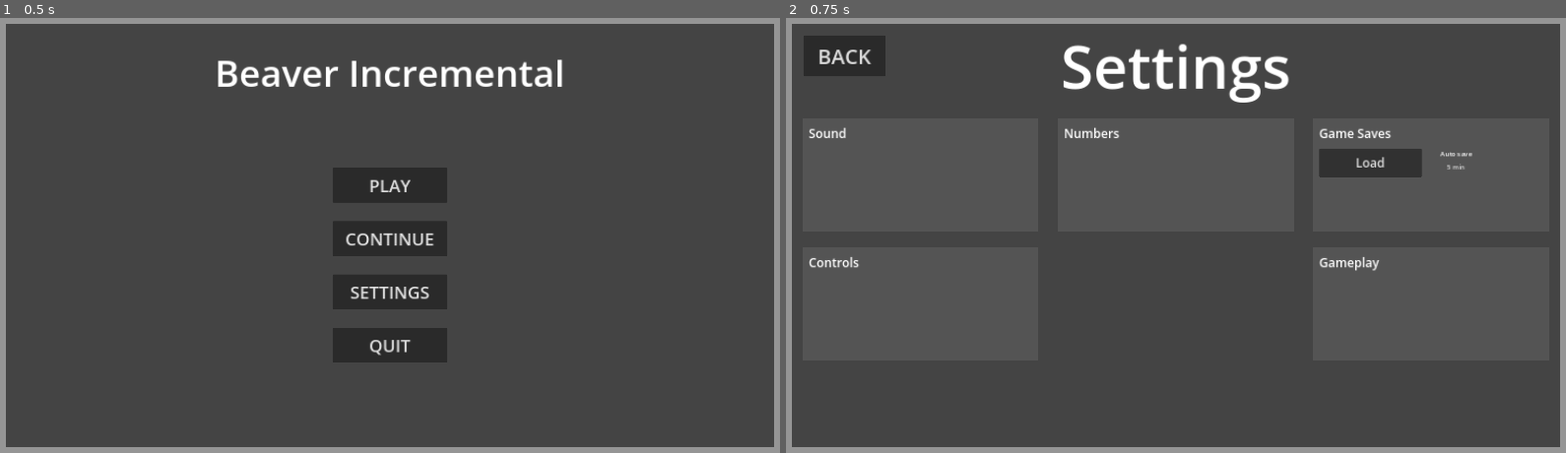
Above: before the commit, frames 1-2 (left to right).
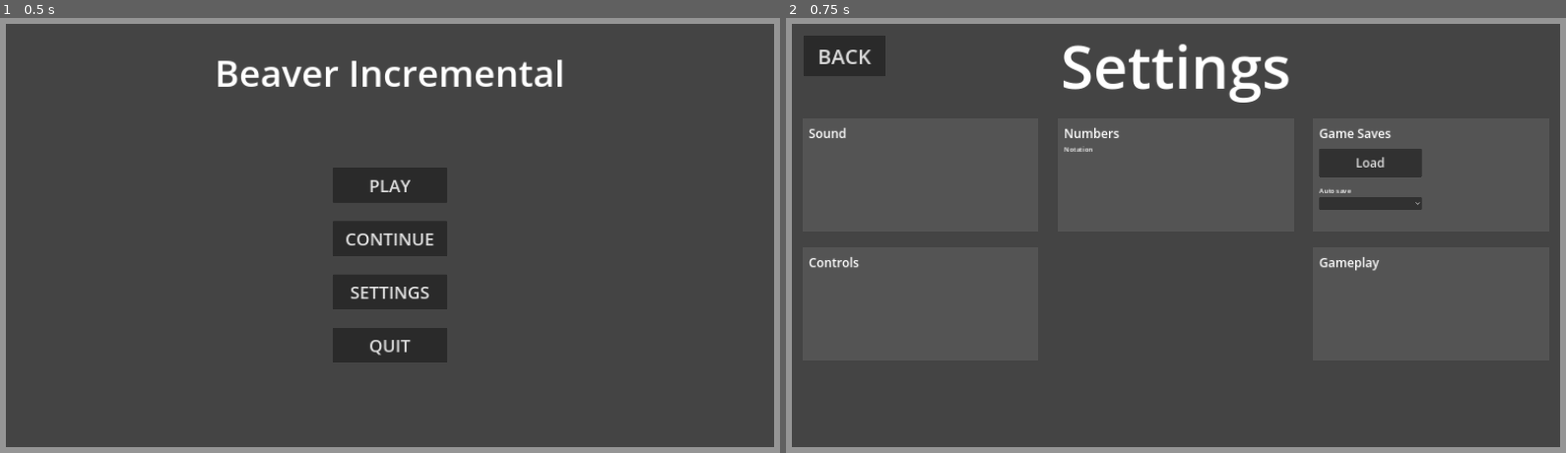
Above: after the commit, the same moments.

Repository: mdbernhards/BeaverIncremental
Game: Godot game, scene res://Scenes/game.tscn
Same seed, same stepped clock (60 frames per second), same inputs: the game is played once before the commit and once after it.
Inputs:
- Up to frame 1 (0.5 s): no input
- Up to frame 2 (0.75 s): click "SETTINGS" at 0.5 s

Frame 1 is identical in both runs. In frame 2, 0.5% of the frame differs, in the area x 35-89%, y 29-45%.

Commit message:
Number Notation, Magic Items
Added number notation setting
Notation gets saved and used for big numbers in most places
Dynamic Magic Items

Diff:
--- a/Scenes/GameMainScreenScenes/GameScenes/DamSection/construction_item.gd
+++ b/Scenes/GameMainScreenScenes/GameScenes/DamSection/construction_item.gd
@@ -143,7 +143,7 @@
 		var cost = startingPriceData[costType]
 
 		if cost > 0:
-			PriceText += str(cost) + " " + costType.replace("Cost", "") + "\n"
+			PriceText += str(NumberFormatting.formatNumber(cost)) + " " + costType.replace("Cost", "") + "\n"
 
 	return PriceText.strip_edges()
 
--- a/Scenes/GameMainScreenScenes/GameScenes/MagicSection/MagicItem.gd
+++ b/Scenes/GameMainScreenScenes/GameScenes/MagicSection/MagicItem.gd
@@ -9,7 +9,6 @@
 @export var Nr = 1
 
 func _ready():
-	setNodePaths()
 	setMagicUpgrade()
 
 func _process(delta):
@@ -18,11 +17,14 @@
 	else:
 		CantAffordRect.visible = true
 
-func setMagicUpgrade():
+func setMagicUpgrade(nr = Nr):
+	setNodePaths()
+
+	Nr = nr
 	Upgrade = Magic.Magic[str(Nr)]
 
 	NameLabel.text = Upgrade["Name"]
-	CostLabel.text = str(Upgrade["Cost"]) + " Magic"
+	CostLabel.text = str(NumberFormatting.formatNumber(Upgrade["Cost"])) + " Magic"
 
 func setNodePaths():
 	NameLabel = $MagicButton/MC/VBox/NameLabel
--- a/Scenes/GameMainScreenScenes/GameScenes/MarketSection/MarketItem.gd
+++ b/Scenes/GameMainScreenScenes/GameScenes/MarketSection/MarketItem.gd
@@ -76,13 +76,13 @@
 	WoodLossIfSold = SaveData.Resources[WoodType]["Count"] * SellAmountSlider.value / 100
 	GoldGainedIfSold = WoodLossIfSold * Values.ResourceValues[WoodType]["SoldFor"]
 
-	CurrentWoodCountLabel.text = str(roundi(SaveData.Resources[WoodType]["Count"])) + " " + WoodType
-	SellAmountLabel.text = str(roundi(WoodLossIfSold)) + " " + WoodType
-	SellGoldGainLabel.text = str(roundi(GoldGainedIfSold)) + " Gold"
-	BotPriceLabel.text = "Price: " + str(roundi(CalculatePrice.getBotCost(SaveData.Resources[WoodType]["Bots"], WoodType))) + " gold"
+	CurrentWoodCountLabel.text = str(NumberFormatting.formatNumber(roundi(SaveData.Resources[WoodType]["Count"]))) + " " + WoodType
+	SellAmountLabel.text = str(NumberFormatting.formatNumber(roundi(WoodLossIfSold))) + " " + WoodType
+	SellGoldGainLabel.text = str(NumberFormatting.formatNumber(roundi(GoldGainedIfSold))) + " Gold"
+	BotPriceLabel.text = "Price: " + str(NumberFormatting.formatNumber(roundi(CalculatePrice.getBotCost(SaveData.Resources[WoodType]["Bots"], WoodType)))) + " gold"
 
-	PerSecondWoodSoldLabel.text = str(roundi(Values.ResourceValues[WoodType]["WoodSoldPerSecond"]))
-	PerSecondGoldGainLabel.text = str(roundi(Values.ResourceValues[WoodType]["GoldGainPerSecond"]))
+	PerSecondWoodSoldLabel.text = str(NumberFormatting.formatNumber(roundi(Values.ResourceValues[WoodType]["WoodSoldPerSecond"])))
+	PerSecondGoldGainLabel.text = str(NumberFormatting.formatNumber(roundi(Values.ResourceValues[WoodType]["GoldGainPerSecond"])))
 
 func setNodePaths():
 	# Nodes for selling
--- a/Scenes/GameMainScreenScenes/GameScenes/ResearchSection/ResearchItem.gd
+++ b/Scenes/GameMainScreenScenes/GameScenes/ResearchSection/ResearchItem.gd
@@ -105,35 +105,35 @@
 	var PriceText = "Price: "
 
 	if ResearchData["OakCost"] > 0:
-		PriceText += (str(ResearchData["OakCost"]) + " Oak, ")
+		PriceText += (str(NumberFormatting.formatNumber(ResearchData["OakCost"])) + " Oak, ")
 	if ResearchData["AppleCost"] > 0:
-		PriceText += (str(ResearchData["AppleCost"]) + " Apple, ")
+		PriceText += (str(NumberFormatting.formatNumber(ResearchData["AppleCost"])) + " Apple, ")
 	if ResearchData["MapleCost"] > 0:
-		PriceText += (str(ResearchData["MapleCost"]) + " Maple, ")
+		PriceText += (str(NumberFormatting.formatNumber(ResearchData["MapleCost"])) + " Maple, ")
 	if ResearchData["BirchCost"] > 0:
-		PriceText += (str(ResearchData["BirchCost"]) + " Birch, ")
+		PriceText += (str(NumberFormatting.formatNumber(ResearchData["BirchCost"])) + " Birch, ")
 	if ResearchData["SpruceCost"] > 0:
-		PriceText += (str(ResearchData["SpruceCost"]) + " Spruce, ")
+		PriceText += (str(NumberFormatting.formatNumber(ResearchData["SpruceCost"])) + " Spruce, ")
 	if ResearchData["ChestnutCost"] > 0:
-		PriceText += (str(ResearchData["ChestnutCost"]) + " Chestnut, ")
+		PriceText += (str(NumberFormatting.formatNumber(ResearchData["ChestnutCost"])) + " Chestnut, ")
 	if ResearchData["CherryCost"] > 0:
-		PriceText += (str(ResearchData["CherryCost"]) + " Cherry, ")
+		PriceText += (str(NumberFormatting.formatNumber(ResearchData["CherryCost"])) + " Cherry, ")
 	if ResearchData["AshCost"] > 0:
-		PriceText += (str(ResearchData["AshCost"]) + " Ash, ")
+		PriceText += (str(NumberFormatting.formatNumber(ResearchData["AshCost"])) + " Ash, ")
 	if ResearchData["CedarCost"] > 0:
-		PriceText += (str(ResearchData["CedarCost"]) + " Cedar, ")
+		PriceText += (str(NumberFormatting.formatNumber(ResearchData["CedarCost"])) + " Cedar, ")
 	if ResearchData["MahoganyCost"] > 0:
-		PriceText += (str(ResearchData["MahoganyCost"]) + " Mahogany, ")
+		PriceText += (str(NumberFormatting.formatNumber(ResearchData["MahoganyCost"])) + " Mahogany, ")
 	if ResearchData["EbonyCost"] > 0:
-		PriceText += (str(ResearchData["EbonyCost"]) + " Ebony, ")
+		PriceText += (str(NumberFormatting.formatNumber(ResearchData["EbonyCost"])) + " Ebony, ")
 	if ResearchData["DogwoodCost"] > 0:
-		PriceText += (str(ResearchData["DogwoodCost"]) + " Dogwood, ")
+		PriceText += (str(NumberFormatting.formatNumber(ResearchData["DogwoodCost"])) + " Dogwood, ")
 	if ResearchData["RosewoodCost"] > 0:
-		PriceText += (str(ResearchData["RosewoodCost"]) + " Rosewood, ")
+		PriceText += (str(NumberFormatting.formatNumber(ResearchData["RosewoodCost"])) + " Rosewood, ")
 	if ResearchData["Ghost GumCost"] > 0:
-		PriceText += (str(ResearchData["Ghost GumCost"]) + " Ghost Gum, ")
+		PriceText += (str(NumberFormatting.formatNumber(ResearchData["Ghost GumCost"])) + " Ghost Gum, ")
 	if ResearchData["DragonwoodCost"] > 0:
-		PriceText += (str(ResearchData["DragonwoodCost"]) + " Dragonwood, ")
+		PriceText += (str(NumberFormatting.formatNumber(ResearchData["DragonwoodCost"])) + " Dragonwood, ")
 
 	return PriceText.left(PriceText.length() - 2)
 
--- a/Scenes/GameMainScreenScenes/GameScenes/ResourceScreen/BarItem.gd
+++ b/Scenes/GameMainScreenScenes/GameScenes/ResourceScreen/BarItem.gd
@@ -54,9 +54,9 @@
 
 func updateBarValues(woodType = WoodType):
 	WoodType = woodType
-	PerClickLabel.text = str(roundi(Values.ResourceValues[WoodType]["PerClick"])) + " per click"
-	PerSecondLabel.text = str(roundi(Values.ResourceValues[WoodType]["RealPerSecondIncrease"] - Values.ResourceValues[WoodType]["RealPerSecondLoss"])) + " per second"
-	StorageLabel.text = str(floor(SaveData.Resources[WoodType]["Count"])) + " / " + str(floor(Values.ResourceValues[WoodType]["Storage"]))
+	PerClickLabel.text = str(NumberFormatting.formatNumber(roundi(Values.ResourceValues[WoodType]["PerClick"]))) + " per click"
+	PerSecondLabel.text = str(NumberFormatting.formatNumber(roundi(Values.ResourceValues[WoodType]["RealPerSecondIncrease"] - Values.ResourceValues[WoodType]["RealPerSecondLoss"]))) + " per second"
+	StorageLabel.text = str(NumberFormatting.formatNumber(floor(SaveData.Resources[WoodType]["Count"]))) + " / " + str(NumberFormatting.formatNumber(floor(Values.ResourceValues[WoodType]["Storage"])))
 	WoodProgressBar.value = remap(SaveData.Resources[WoodType]["Count"], 0, Values.ResourceValues[WoodType]["Storage"], 0, 100)
 
 	# Slider
@@ -66,7 +66,7 @@
 	WCCurrentPrice = round(CalculatePrice.getWoodcampCost(SaveData.Resources[WoodType]["Woodcamps"], WoodType) * Values.ResourceValues[WoodType]["WcPriceMultip"])
 
 	WCCountLabel.text = str(SaveData.Resources[WoodType]["Woodcamps"])
-	WCPriceLabel.text = str(WCCurrentPrice)
+	WCPriceLabel.text = str(NumberFormatting.formatNumber(WCCurrentPrice))
 
 	if WCCurrentPrice <= SaveData.Gold["Count"]:
 		WCCantAffordRect.visible = false
@@ -79,7 +79,7 @@
 	BeaverCurrentPrice = round(CalculatePrice.getBeaverCost(SaveData.Resources[WoodType]["Beavers"], WoodType) * Values.ResourceValues[WoodType]["BeaverPriceMultip"])
 
 	BeaverCountLabel.text = str(SaveData.Resources[WoodType]["Beavers"])
-	BeaverPriceLabel.text = str(BeaverCurrentPrice)
+	BeaverPriceLabel.text = str(NumberFormatting.formatNumber(BeaverCurrentPrice))
 
 	if BeaverCurrentPrice <= SaveData.Resources[WoodType]["Count"]:
 		BeaverCantAffordRect.visible = false
--- a/Scenes/GameMainScreenScenes/GameScenes/UpgradeSection/upgrade_item.gd
+++ b/Scenes/GameMainScreenScenes/GameScenes/UpgradeSection/upgrade_item.gd
@@ -75,7 +75,7 @@
 	else:
 		CurrentPrice = round(CalculatePrice.getUpgradeCost(SaveDataValues["Level"], ResourceType, str(UpgradeNumber)) * Values.ResourceValues[ResourceType]["UpgradePriceMultip"])
 
-	PriceLabel.text = "price: " + str(NumberFormatting.formatNumber(CurrentPrice, NumberFormatting.NotationTypesEnum.Engineering))
+	PriceLabel.text = "price: " + str(NumberFormatting.formatNumber(CurrentPrice))
 	LevelLabel.text = "LvL " + str(SaveDataValues["Level"])
 	NrLabel.text = str(UpgradeNumber)
 
--- a/Scenes/GameMainScreenScenes/GameScenes/magic_section.gd
+++ b/Scenes/GameMainScreenScenes/GameScenes/magic_section.gd
@@ -2,6 +2,7 @@
 
 # Nodes
 var MagicCountLabel
+var MagicButtonGrid
 
 func _ready():
 	setNodePaths()
@@ -9,5 +10,27 @@
 func _process(delta):
 	MagicCountLabel.text = str(SaveData.Magic["Count"]) + " Magic"
 
+func setMagicItems():
+	deleteMagicItems()
+
+	var magicItemScene = load("res://Scenes/GameMainScreenScenes/GameScenes/MagicSection/magic_item.tscn")
+	var magicData = Magic.Magic
+
+	for magicId in magicData:
+		if !SaveData.UnlockedMagicUpgrades.has(magicId) or (SaveData.UnlockedMagicUpgrades.has(magicId) and SaveData.UnlockedMagicUpgrades[magicId] == false):
+			var magicItem = magicItemScene.instantiate()
+
+			magicItem.setMagicUpgrade(magicId)
+			MagicButtonGrid.add_child(magicItem)
+
+func deleteMagicItems():
+	if !MagicButtonGrid:
+		return
+
+	for magicItem in MagicButtonGrid.get_children():
+		MagicButtonGrid.remove_child(magicItem)
+		magicItem.queue_free()
+
 func setNodePaths():
 	MagicCountLabel = $VBoxContainer/TopHBox/TitleMC/MagicCountLabel
+	MagicButtonGrid = $VBoxContainer/Scroll/MC/MagicButtonsGrid
--- a/Scenes/GameMainScreenScenes/GameScenes/magic_section.tscn
+++ b/Scenes/GameMainScreenScenes/GameScenes/magic_section.tscn
@@ -3,7 +3,7 @@
 [ext_resource type="Script" path="res://Scenes/GameMainScreenScenes/GameScenes/magic_section.gd" id="1_jstdq"]
 [ext_resource type="PackedScene" uid="uid://ddefmugktqup" path="res://Scenes/GameMainScreenScenes/GameScenes/MagicSection/magic_item.tscn" id="1_qe6j3"]
 
-[node name="MagicSection" type="MarginContainer"]
+[node name="MagicSection" type="MarginContainer" groups=["MagicSection"]]
 theme_override_constants/margin_left = 15
 theme_override_constants/margin_right = 15
 script = ExtResource("1_jstdq")
@@ -35,128 +35,28 @@
 horizontal_alignment = 2
 vertical_alignment = 2
 
-[node name="MagicButtonsGrid" type="GridContainer" parent="VBoxContainer"]
+[node name="Scroll" type="ScrollContainer" parent="VBoxContainer"]
+custom_minimum_size = Vector2(767, 858)
+layout_mode = 2
+
+[node name="MC" type="MarginContainer" parent="VBoxContainer/Scroll"]
+custom_minimum_size = Vector2(767, 858)
+layout_mode = 2
+
+[node name="MagicButtonsGrid" type="GridContainer" parent="VBoxContainer/Scroll/MC"]
 layout_mode = 2
 size_flags_vertical = 3
-theme_override_constants/h_separation = 16
-theme_override_constants/v_separation = 12
+theme_override_constants/h_separation = 9
+theme_override_constants/v_separation = 10
 columns = 3
 
-[node name="MagicItem1" parent="VBoxContainer/MagicButtonsGrid" instance=ExtResource("1_qe6j3")]
+[node name="MagicItem1" parent="VBoxContainer/Scroll/MC/MagicButtonsGrid" instance=ExtResource("1_qe6j3")]
 layout_mode = 2
 Nr = 1
 
-[node name="MagicItem2" parent="VBoxContainer/MagicButtonsGrid" instance=ExtResource("1_qe6j3")]
+[node name="MagicItem2" parent="VBoxContainer/Scroll/MC/MagicButtonsGrid" instance=ExtResource("1_qe6j3")]
 layout_mode = 2
 Nr = 2
 
-[node name="MagicItem3" parent="VBoxContainer/MagicButtonsGrid" instance=ExtResource("1_qe6j3")]
+[node name="MagicItem3" parent="VBoxContainer/Scroll/MC/MagicButtonsGrid" instance=ExtResource("1_qe6j3")]
 layout_mode = 2
-
-[node name="MagicItem4" parent="VBoxContainer/MagicButtonsGrid" instance=ExtResource("1_qe6j3")]
-layout_mode = 2
-Nr = 4
-
-[node name="MagicItem5" parent="VBoxContainer/MagicButtonsGrid" instance=ExtResource("1_qe6j3")]
-layout_mode = 2
-Nr = 5
-
-[node name="MagicItem6" parent="VBoxContainer/MagicButtonsGrid" instance=ExtResource("1_qe6j3")]
-layout_mode = 2
-Nr = 6
-
-[node name="MagicItem7" parent="VBoxContainer/MagicButtonsGrid" instance=ExtResource("1_qe6j3")]
-layout_mode = 2
-Nr = 7
-
-[node name="MagicItem8" parent="VBoxContainer/MagicButtonsGrid" instance=ExtResource("1_qe6j3")]
-layout_mode = 2
-Nr = 8
-
-[node name="MagicItem9" parent="VBoxContainer/MagicButtonsGrid" instance=ExtResource("1_qe6j3")]
-layout_mode = 2
-Nr = 9
-
-[node name="MagicItem10" parent="VBoxContainer/MagicButtonsGrid" instance=ExtResource("1_qe6j3")]
-layout_mode = 2
-Nr = 10
-
-[node name="MagicItem11" parent="VBoxContainer/MagicButtonsGrid" instance=ExtResource("1_qe6j3")]
-layout_mode = 2
-Nr = 11
-
-[node name="MagicItem12" parent="VBoxContainer/MagicButtonsGrid" instance=ExtResource("1_qe6j3")]
-layout_mode = 2
-Nr = 12
-
-[node name="MagicItem13" parent="VBoxContainer/MagicButtonsGrid" instance=ExtResource("1_qe6j3")]
-layout_mode = 2
-Nr = 13
-
-[node name="MagicItem14" parent="VBoxContainer/MagicButtonsGrid" instance=ExtResource("1_qe6j3")]
-layout_mode = 2
-Nr = 14
-
-[node name="MagicItem15" parent="VBoxContainer/MagicButtonsGrid" instance=ExtResource("1_qe6j3")]
-layout_mode = 2
-Nr = 15
-
-[node name="MagicItem16" parent="VBoxContainer/MagicButtonsGrid" instance=ExtResource("1_qe6j3")]
-layout_mode = 2
-Nr = 16
-
-[node name="MagicItem17" parent="VBoxContainer/MagicButtonsGrid" instance=ExtResource("1_qe6j3")]
-layout_mode = 2
-Nr = 17
-
-[node name="MagicItem18" parent="VBoxContainer/MagicButtonsGrid" instance=ExtResource("1_qe6j3")]
-layout_mode = 2
-Nr = 18
-
-[node name="MagicItem19" parent="VBoxContainer/MagicButtonsGrid" instance=ExtResource("1_qe6j3")]
-layout_mode = 2
-Nr = 19
-
-[node name="MagicItem20" parent="VBoxContainer/MagicButtonsGrid" instance=ExtResource("1_qe6j3")]
-layout_mode = 2
-Nr = 20
-
-[node name="MagicItem21" parent="VBoxContainer/MagicButtonsGrid" instance=ExtResource("1_qe6j3")]
-layout_mode = 2
-Nr = 21
-
-[node name="MagicItem22" parent="VBoxContainer/MagicButtonsGrid" instance=ExtResource("1_qe6j3")]
-layout_mode = 2
-Nr = 22
-
-[node name="MagicItem23" parent="VBoxContainer/MagicButtonsGrid" instance=ExtResource("1_qe6j3")]
-layout_mode = 2
-Nr = 23
-
-[node name="MagicItem24" parent="VBoxContainer/MagicButtonsGrid" instance=ExtResource("1_qe6j3")]
-layout_mode = 2
-Nr = 24
-
-[node name="MagicItem25" parent="VBoxContainer/MagicButtonsGrid" instance=ExtResource("1_qe6j3")]
-layout_mode = 2
-Nr = 25
-
-[node name="MagicItem26" parent="VBoxContainer/MagicButtonsGrid" instance=ExtResource("1_qe6j3")]
-layout_mode = 2
-Nr = 26
-
-[node name="MagicItem27" parent="VBoxContainer/MagicButtonsGrid" instance=ExtResource("1_qe6j3")]
-layout_mode = 2
-Nr = 27
-
-[node name="MagicItem28" parent="VBoxContainer/MagicButtonsGrid" instance=ExtResource("1_qe6j3")]
-layout_mode = 2
-Nr = 28
-
-[node name="MagicItem29" parent="VBoxContainer/MagicButtonsGrid" instance=ExtResource("1_qe6j3")]
-layout_mode = 2
-Nr = 29
-
-[node name="MagicItem30" parent="VBoxContainer/MagicButtonsGrid" instance=ExtResource("1_qe6j3")]
-layout_mode = 2
-Nr = 30
--- a/Scenes/load_game.gd
+++ b/Scenes/load_game.gd
@@ -40,12 +40,13 @@
 
 	var SaveScene = load("res://Scenes/LoadGameScenes/save_item.tscn")
 
-	for saveName in saves:
-		var saveItem = SaveScene.instantiate()
-		saveItem.getSaveData(saveName)
+	if saves:
+		for saveName in saves:
+			var saveItem = SaveScene.instantiate()
+			saveItem.getSaveData(saveName)
 
-		SaveGames.add_child(saveItem)
-		saveItem.SaveState = SaveSlotEnum.Existing
+			SaveGames.add_child(saveItem)
+			saveItem.SaveState = SaveSlotEnum.Existing
 
 	var newSaveItem = SaveScene.instantiate()
 	SaveGames.add_child(newSaveItem)
--- a/Scenes/settings.gd
+++ b/Scenes/settings.gd
@@ -3,6 +3,9 @@
 # Nodes
 var BackButton
 var SaveButton
+
+# Numbers Nodes
+var NotationDropDown
 
 func _ready() -> void:
 	setupNodePaths()
@@ -18,7 +21,11 @@
 
 func setupNodePaths():
 	BackButton = $BackButton
-	SaveButton = $MC/VBox/SettingsMC/Grid/SaveSettings/MC/VBox/Grid/SaveButton
+	SaveButton = $MC/VBox/SettingsMC/Grid/SaveSettings/MC/VBox/Grid/MC/SaveButton
+	NotationDropDown = $MC/VBox/SettingsMC/Grid/NumberSettings/MC/VBox/Grid/VBox/NotationDropDown
+
+func updateSettings():
+	NotationDropDown.selected = SaveData.GeneralInfo["NumberNotation"]
 
 func goToSettings(backToMainMenu):
 	visible = true
@@ -27,11 +34,16 @@
 		BackButton.visible = true
 		get_tree().get_first_node_in_group("BackgroundButtons").visible = false
 		SaveButton.visible = false
+		NotationDropDown.visible = false
 	else:
 		BackButton.visible = false
 		get_tree().get_first_node_in_group("BackgroundButtons").visible = true
 		SaveButton.visible = true
+		NotationDropDown.visible = true
 
 func _on_back_button_button_down() -> void:
 	visible = false
 	get_tree().get_first_node_in_group("Game").goToMainMenuFromSettings()
+
+func _on_notation_drop_down_item_selected(index: int) -> void:
+	SaveData.GeneralInfo["NumberNotation"] = index
--- a/Scenes/settings.tscn
+++ b/Scenes/settings.tscn
@@ -129,38 +129,65 @@
 theme_override_font_sizes/font_size = 30
 text = "Numbers"
 
-[node name="SaveSettings" type="ColorRect" parent="MC/VBox/SettingsMC/Grid"]
-custom_minimum_size = Vector2(575, 275)
-layout_mode = 2
-color = Color(0.329412, 0.329412, 0.329412, 1)
-
-[node name="MC" type="MarginContainer" parent="MC/VBox/SettingsMC/Grid/SaveSettings"]
-layout_mode = 1
-anchors_preset = 15
-anchor_right = 1.0
-anchor_bottom = 1.0
-grow_horizontal = 2
-grow_vertical = 2
-theme_override_constants/margin_left = 15
-theme_override_constants/margin_top = 15
-theme_override_constants/margin_right = 15
-theme_override_constants/margin_bottom = 15
-
-[node name="VBox" type="VBoxContainer" parent="MC/VBox/SettingsMC/Grid/SaveSettings/MC"]
-layout_mode = 2
-theme_override_constants/separation = 15
-
-[node name="NameLabel" type="Label" parent="MC/VBox/SettingsMC/Grid/SaveSettings/MC/VBox"]
-layout_mode = 2
-theme_override_font_sizes/font_size = 30
-text = "Game Saves"
-
-[node name="Grid" type="GridContainer" parent="MC/VBox/SettingsMC/Grid/SaveSettings/MC/VBox"]
-layout_mode = 2
+[node name="Grid" type="GridContainer" parent="MC/VBox/SettingsMC/Grid/NumberSettings/MC/VBox"]
+layout_mode = 2
+size_flags_vertical = 3
 theme_override_constants/h_separation = 45
 theme_override_constants/v_separation = 20
 columns = 2
 
+[node name="VBox" type="VBoxContainer" parent="MC/VBox/SettingsMC/Grid/NumberSettings/MC/VBox/Grid"]
+layout_mode = 2
+size_flags_horizontal = 3
+
+[node name="Label" type="Label" parent="MC/VBox/SettingsMC/Grid/NumberSettings/MC/VBox/Grid/VBox"]
+layout_mode = 2
+text = "Notation"
+
+[node name="NotationDropDown" type="OptionButton" parent="MC/VBox/SettingsMC/Grid/NumberSettings/MC/VBox/Grid/VBox"]
+layout_mode = 2
+selected = 0
+item_count = 4
+popup/item_0/text = "Default"
+popup/item_1/text = "Alternative"
+popup/item_1/id = 1
+popup/item_2/text = "Scientific"
+popup/item_2/id = 2
+popup/item_3/text = "Engineering"
+popup/item_3/id = 3
+
+[node name="SaveSettings" type="ColorRect" parent="MC/VBox/SettingsMC/Grid"]
+custom_minimum_size = Vector2(575, 275)
+layout_mode = 2
+color = Color(0.329412, 0.329412, 0.329412, 1)
+
+[node name="MC" type="MarginContainer" parent="MC/VBox/SettingsMC/Grid/SaveSettings"]
+layout_mode = 1
+anchors_preset = 15
+anchor_right = 1.0
+anchor_bottom = 1.0
+grow_horizontal = 2
+grow_vertical = 2
+theme_override_constants/margin_left = 15
+theme_override_constants/margin_top = 15
+theme_override_constants/margin_right = 15
+theme_override_constants/margin_bottom = 15
+
+[node name="VBox" type="VBoxContainer" parent="MC/VBox/SettingsMC/Grid/SaveSettings/MC"]
+layout_mode = 2
+theme_override_constants/separation = 15
+
+[node name="NameLabel" type="Label" parent="MC/VBox/SettingsMC/Grid/SaveSettings/MC/VBox"]
+layout_mode = 2
+theme_override_font_sizes/font_size = 30
+text = "Game Saves"
+
+[node name="Grid" type="GridContainer" parent="MC/VBox/SettingsMC/Grid/SaveSettings/MC/VBox"]
+layout_mode = 2
+theme_override_constants/h_separation = 45
+theme_override_constants/v_separation = 20
+columns = 2
+
 [node name="LoadButton" type="Button" parent="MC/VBox/SettingsMC/Grid/SaveSettings/MC/VBox/Grid"]
 custom_minimum_size = Vector2(250, 70)
 layout_mode = 2
@@ -168,7 +195,10 @@
 theme_override_font_sizes/font_size = 30
 text = "Load"
 
-[node name="SaveButton" type="Button" parent="MC/VBox/SettingsMC/Grid/SaveSettings/MC/VBox/Grid"]
+[node name="MC" type="MarginContainer" parent="MC/VBox/SettingsMC/Grid/SaveSettings/MC/VBox/Grid"]
+layout_mode = 2
+
+[node name="SaveButton" type="Button" parent="MC/VBox/SettingsMC/Grid/SaveSettings/MC/VBox/Grid/MC"]
 custom_minimum_size = Vector2(250, 70)
 layout_mode = 2
 size_flags_horizontal = 4
@@ -182,9 +212,8 @@
 layout_mode = 2
 text = "Auto save"
 
-[node name="MenuButton" type="MenuButton" parent="MC/VBox/SettingsMC/Grid/SaveSettings/MC/VBox/Grid/VBox"]
-layout_mode = 2
-text = "5 min"
+[node name="AutoSaveDropDown" type="OptionButton" parent="MC/VBox/SettingsMC/Grid/SaveSettings/MC/VBox/Grid/VBox"]
+layout_mode = 2
 item_count = 4
 popup/item_0/text = "Never"
 popup/item_1/text = "1 min"
@@ -252,5 +281,6 @@
 text = "Gameplay"
 
 [connection signal="button_down" from="BackButton" to="." method="_on_back_button_button_down"]
+[connection signal="item_selected" from="MC/VBox/SettingsMC/Grid/NumberSettings/MC/VBox/Grid/VBox/NotationDropDown" to="." method="_on_notation_drop_down_item_selected"]
 [connection signal="button_down" from="MC/VBox/SettingsMC/Grid/SaveSettings/MC/VBox/Grid/LoadButton" to="." method="_on_load_button_button_down"]
-[connection signal="button_down" from="MC/VBox/SettingsMC/Grid/SaveSettings/MC/VBox/Grid/SaveButton" to="." method="_on_save_button_button_down"]
+[connection signal="button_down" from="MC/VBox/SettingsMC/Grid/SaveSettings/MC/VBox/Grid/MC/SaveButton" to="." method="_on_save_button_button_down"]
--- a/project.godot
+++ b/project.godot
@@ -54,6 +54,7 @@
 Settings=""
 Gameplay=""
 BackgroundButtons=""
+MagicSection=""
 
 [gui]
 
--- a/singletons/NumberFormatting.gd
+++ b/singletons/NumberFormatting.gd
@@ -1,10 +1,10 @@
 extends Node
 
 enum NotationTypesEnum {
+	Default,
+	Alternative,
 	Scientific,
 	Engineering,
-	Default,
-	Alternative,
 }
 
 const Prefixes = {
@@ -18,7 +18,7 @@
 	24: {"Default": "C", "Alternative": "Sp", "Long": "Septillion"},
 }
 
-func formatNumber(number: float, formattingType: NotationTypesEnum) -> String:
+func formatNumber(number: float) -> String:
 	if number < 99_999:
 		return str(number)
 
@@ -31,9 +31,16 @@
 	var divisor = pow(10, usedMagnitude)
 	var formattedNumber = number / divisor
 
+	var formattingType = NotationTypesEnum.Default
+
+	if SaveData.GeneralInfo.has("NumberNotation"):
+		formattingType = SaveData.GeneralInfo["NumberNotation"]
+
 	match formattingType:
 		NotationTypesEnum.Scientific:
-			return "%.3e" % number
+			var exponent = int(floor(log(abs(number)) / log(10)))
+			var mantissa = number / pow(10, exponent)
+			return "%.3f" % mantissa + "e" + str(exponent)
 		NotationTypesEnum.Engineering:
 			return "%.3f" % formattedNumber + "e" + str(usedMagnitude)
 		NotationTypesEnum.Default, NotationTypesEnum.Alternative:
@@ -46,6 +53,6 @@
 
 			var prefix = Prefixes.get(usedMagnitude, {}).get(prefixType, "")
 
-			return "%.3f %s" % [formattedNumber, prefix]
+			return "%.3f%s" % [formattedNumber, prefix]
 		_:
 			return str(number)
--- a/singletons/SaveData.gd
+++ b/singletons/SaveData.gd
@@ -49,6 +49,8 @@
 	CalculateValues.calculateAllValues()
 	get_tree().get_first_node_in_group("ResearchSection").resetResearch()
 	get_tree().get_first_node_in_group("ResourcePage").updateBars()
+	get_tree().get_first_node_in_group("Settings").updateSettings()
+	get_tree().get_first_node_in_group("MagicSection").setMagicItems()
 
 var Gold = {
 	"Count" : 0,
@@ -1516,6 +1518,7 @@
 	"MasterVolume" : false,
 	"MusicVolume" : false,
 	"AchievementCount" : countAchivements(),
+	"NumberNotation" : NumberFormatting.NotationTypesEnum.Default
 }
 
 var SavesInfo = {
--- a/singletons/Saving/GameSaves.gd
+++ b/singletons/Saving/GameSaves.gd
@@ -26,6 +26,7 @@
 		"TimePlayed" = 0,
 		"CurrentMagic" = 0,
 		"CurrentGold" = 0,
+		"NumberNotation" = NumberFormatting.NotationTypesEnum.Scientific,
 	}
 
 	var jsonSaveInfo = JSON.stringify(var_to_str(SaveData.SavesInfo))
@@ -40,6 +41,7 @@
 	SaveData.SavesInfo[saveName].TimePlayed += 1
 	SaveData.SavesInfo[saveName].CurrentMagic += SaveData.Magic["Count"]
 	SaveData.SavesInfo[saveName].CurrentGold += SaveData.Gold["Count"]
+	SaveData.SavesInfo[saveName].NumberNotation += SaveData.GeneralInfo["NumberNotation"]
 
 	var jsonSaveInfo = JSON.stringify(var_to_str(SaveData.SavesInfo))
 	infoFile.store_line(jsonSaveInfo)
Not shown, changed: ToDo.txt
